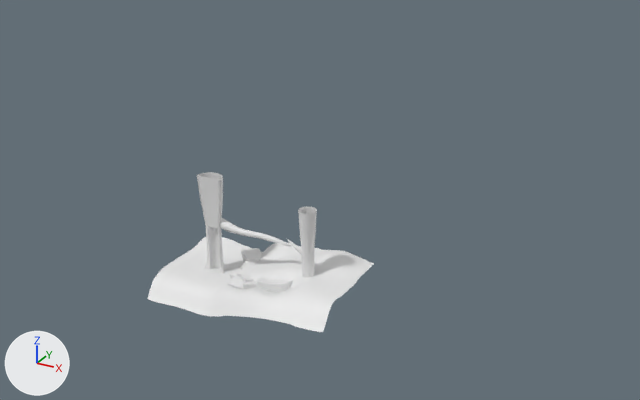
The FBX model camera-game/Assets/Models/Levels/Final Levels/Level5.fbx as it was, and as the next commit left it.
Rendered twice from a 50 mm camera at (71.1, -107.2, 71.8) aimed at (-0.3, 22.6, 6.9). The axes (+X, +Y, +Z) are drawn at lower left. The lights are the same throughout.

Names of what the first picture shows: 'Level6'.
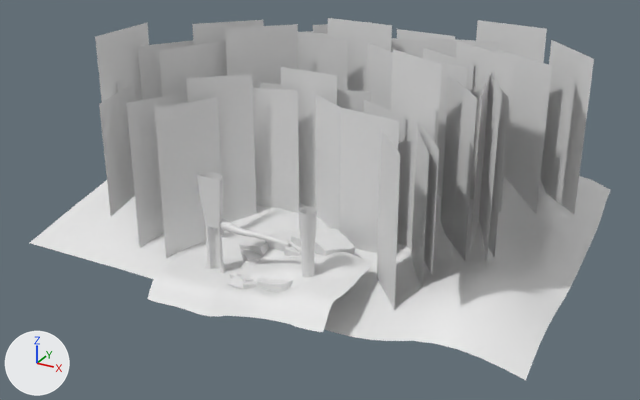
Commit message: work on levels

Boxes [x1, y1, x2, y2] around the edits, measured in the pictures (640 x 400 px):
'Level6', reshaped (156% wider, 125% taller)
    before: [148, 172, 374, 332]
    after: [30, 18, 611, 380]
part 1 of me_plane_005, added
    after: [239, 238, 269, 256]
part 2 of me_plane_005, added
    after: [265, 230, 295, 252]
part 3 of me_plane_005, added
    after: [284, 246, 301, 256]
part 4 of me_plane_005, added
    after: [291, 231, 301, 247]
part 5 of me_plane_005, added
    after: [314, 229, 356, 256]
part 6 of me_plane_005, added
    after: [30, 18, 611, 380]

The change in detail:
Material 'Rock' (mat_rock) is new.
Its base color is (0.8, 0.8, 0.8) (white #e7e7e7).
Its roughness is 0.553.
Material 'treeinside' (mat_treeinside) is new.
Its base color is (0.8, 0.8, 0.8) (white #e7e7e7).
Its roughness is 0.553.
Material 'log' (mat_log) is new.
Its base color is (0.8, 0.8, 0.8) (white #e7e7e7).
Its roughness is 0.553.
Material 'Tree' (mat_tree) is new.
Its base color is (0.8, 0.8, 0.8) (white #e7e7e7).
Its roughness is 0.553.
Material 'Tree3' (mat_tree3) is new.
Its base color is (0.8, 0.8, 0.8) (white #e7e7e7).
Its roughness is 0.553.
Material 'Grass' (mat_grass) is new.
Its base color is (0.8, 0.8, 0.8) (white #e7e7e7).
Its roughness is 0.553.
Material 'Tree2' (mat_tree2) is new.
Its base color is (0.8, 0.8, 0.8) (white #e7e7e7).
Its roughness is 0.553.
me_plane_005 is used by ob_level6; location (0.0, 0.0, 0.0).
me_plane_005 had 2041 vertices, 1928 faces and spanned x -16.4..17.9, y -9.9..8.7, z -2.1..18.0.
me_plane_005 now has 3291 vertices, 2925 faces and spans x -46.9..46.9, y -9.9..65.6, z -3.7..37.8.
me_plane_005 part 1: the loose piece of 98 vertices spanning x -6.4..-1.4, y 3.2..8.1, z -0.5..2.8 is copied, and the copy is multiplied about its middle by the matrix ((1.237, -0.581, -0.454), (0.612, 1.303, 0.0), (0.411, -0.193, 1.366)), then moved by (-0.1, 3.0, 0.4), in mat_rock (white #e7e7e7); it spans x -7.8..-1.1, y 5.8..11.6, z -1.3..4.3.
me_plane_005 part 2: the loose piece of 98 vertices spanning x -6.4..-1.4, y 3.2..8.1, z -0.5..2.8 is copied, and the copy is multiplied about its middle by the matrix ((1.321, -0.536, -0.201), (0.542, 1.334, 0.002), (0.185, -0.077, 1.426)), then moved by (4.7, 3.3, 2.3), in mat_rock (white #e7e7e7); it spans x -2.9..3.9, y 6.0..12.0, z 0.9..5.9.
me_plane_005 part 3: the loose piece of 102 vertices spanning x 3.6..8.5, y -4.0..-0.2, z -0.1..4.4 is copied, and the copy is turned 14.9 degrees about the y axis through its middle, then moved by (-1.7, 9.4, 1.1), in mat_rock (white #e7e7e7); it spans x 2.3..7.0, y 5.4..9.2, z 1.3..5.3.
me_plane_005 part 4: the loose piece of 102 vertices spanning x 3.6..8.5, y -4.0..-0.2, z -0.1..4.4 is copied, and the copy is turned 14.9 degrees about the y axis through its middle, then moved by (-1.4, 11.1, 2.7), in mat_rock (white #e7e7e7); it spans x 2.6..7.3, y 7.0..10.8, z 2.9..7.0.
me_plane_005 part 5: the loose piece of 98 vertices spanning x -2.9..0.1, y -1.3..1.5, z 0.3..2.5 is copied, and the copy is multiplied about its middle by the matrix ((1.16, -2.125, 0.37), (1.716, 1.468, 0.229), (-0.306, 0.176, 2.551)), then moved by (10.4, 8.7, 3.1), in mat_rock (white #e7e7e7); it spans x 4.8..13.8, y 4.6..13.3, z 1.5..7.7.
me_plane_005 part 6: 752 vertices added at x -46.9..46.9, y -5.2..65.6, z -3.7..37.8.
me_plane_005 now uses material mat_grass (white #e7e7e7).
me_plane_005 now uses material mat_rock (white #e7e7e7).
me_plane_005 now uses material mat_log (white #e7e7e7).
me_plane_005 now uses material mat_treeinside (white #e7e7e7).
me_plane_005 now uses material mat_tree (white #e7e7e7).
me_plane_005 now uses material mat_tree2 (white #e7e7e7).
me_plane_005 now uses material mat_tree3 (white #e7e7e7).
